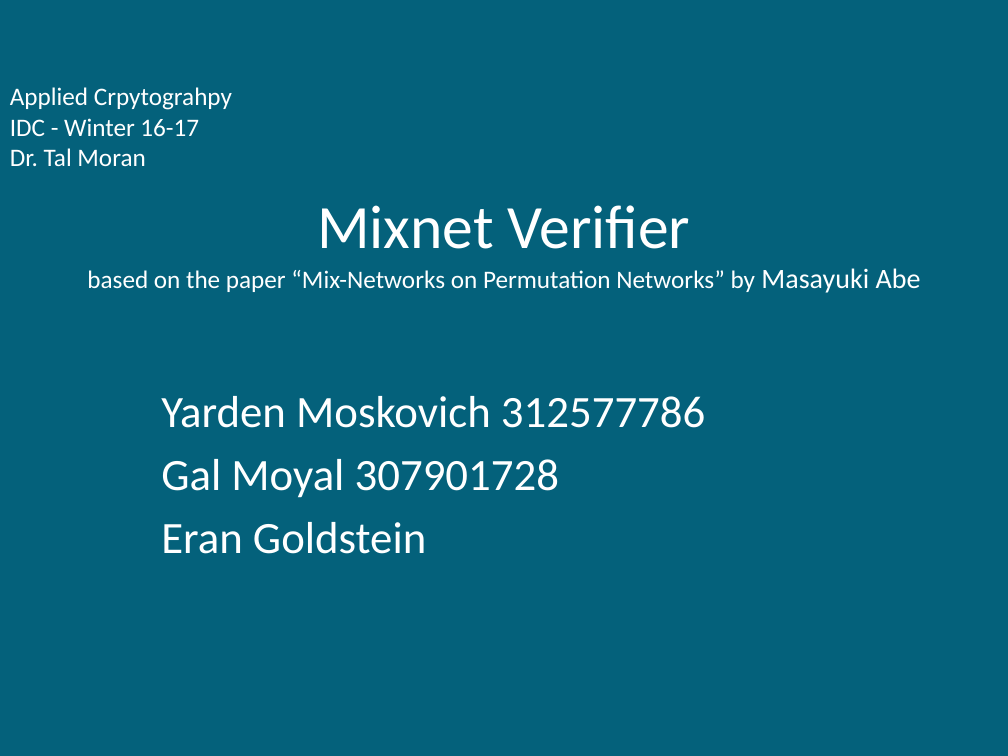
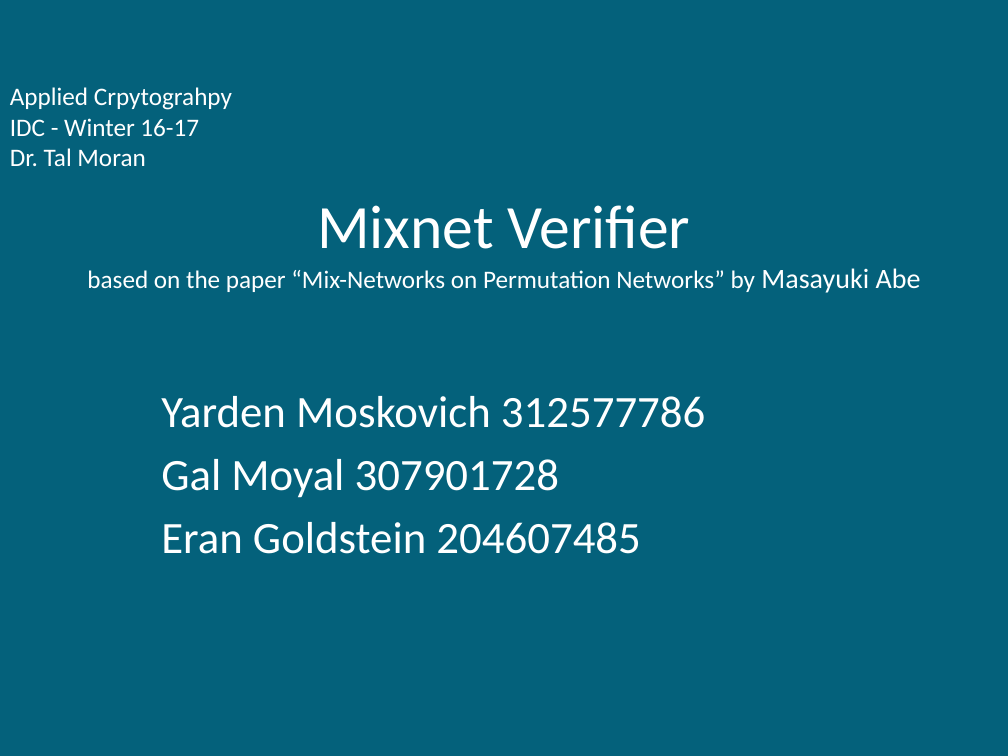
Before and after one commit to galmoyal10/MixNetVotingSystem, a slide deck: slide 1 of Summary.pptx. Drawn at 1008x756 pixels with LibreOffice and Linux fonts; fonts in the diff are those of the drawing. Boxes give left, top, right and bottom in pixels: in the first picture for what was removed or moved away, otherwise in the second. Text is boxed around its words. In the diff, an @@ line names an element or a change of style, - is before the commit and + after.

```diff
--- a/Summary.pptx
+++ b/Summary.pptx
@@ subtitle at <box>161,522,640,554</box>: text changed @@
-Eran Goldstein
+Eran Goldstein 204607485
```
Also in this commit, not shown: 10 other files.
